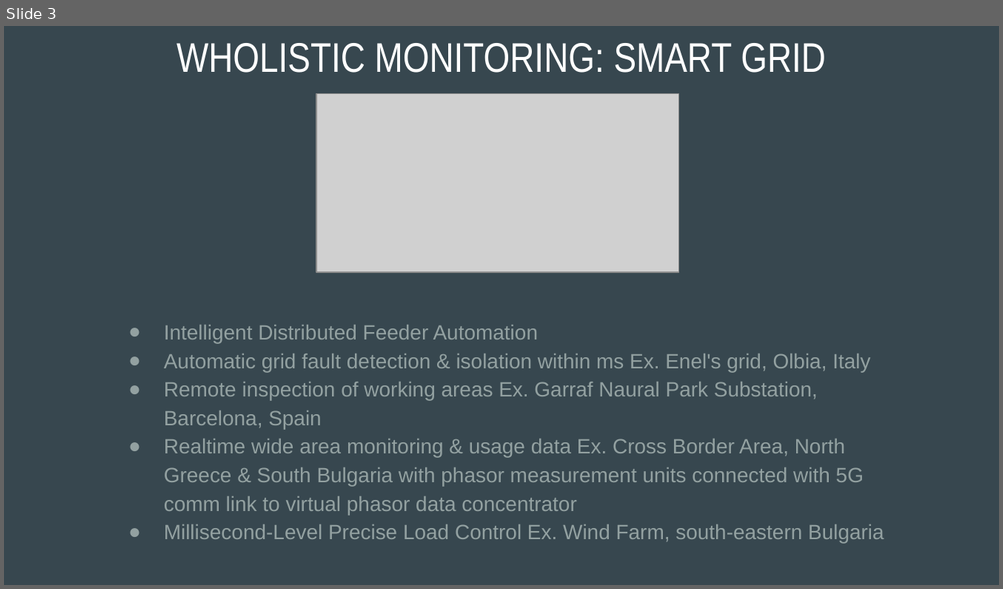
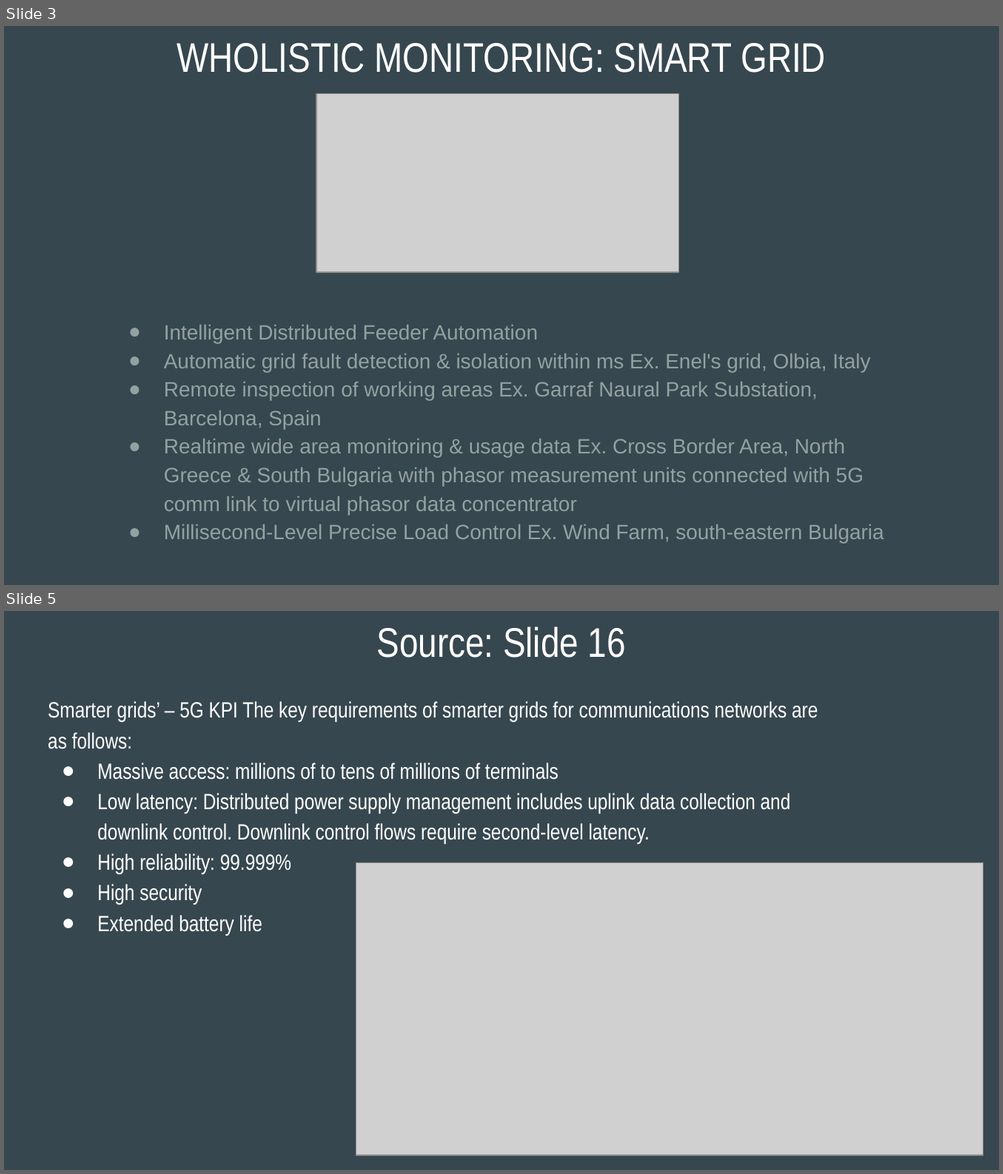
Before and after one commit to plutoniumm/Wavelabs, a slide deck: ppt/002.pptx. Shown one above the other, each under a label of ours: slide 3 before the commit, slides 3 and 5 after it; the slides between them are not shown. The pictures are 1003x589 and 1003x1174 pixels, drawn with LibreOffice and Linux fonts; fonts in the diff are those of the drawing; grey boxes stand for pictures. Boxes give left, top, right and bottom in pixels: in the first picture for what was removed or moved away, otherwise in the second. Text is boxed around its words. In the diff, an @@ line names an element or a change of style, - is before the commit and + after.

```diff
--- a/ppt/002.pptx
+++ b/ppt/002.pptx
@@ slide 5 added at <box>4,611,999,1170</box>, background #37474F @@
@@ title added at <box>376,627,626,658</box>, 30 pt, text #FFFFFF @@
+Source: Slide 16
@@ text added at <box>48,701,817,936</box>, 16 pt, text #FFFFFF @@
+Smarter grids’ – 5G KPI The key requirements of smarter grids for communications networks are as follows:
+● Massive access: millions of to tens of millions of terminals
+● Low latency: Distributed power supply management includes uplink data collection and downlink control. Downlink control flows require second-level latency.
+● High reliability: 99.999%
+● High security
+● Extended battery life
@@ picture added at <box>356,863,982,1155</box> @@
```
Also in this commit, not shown: 4 other slides added.
